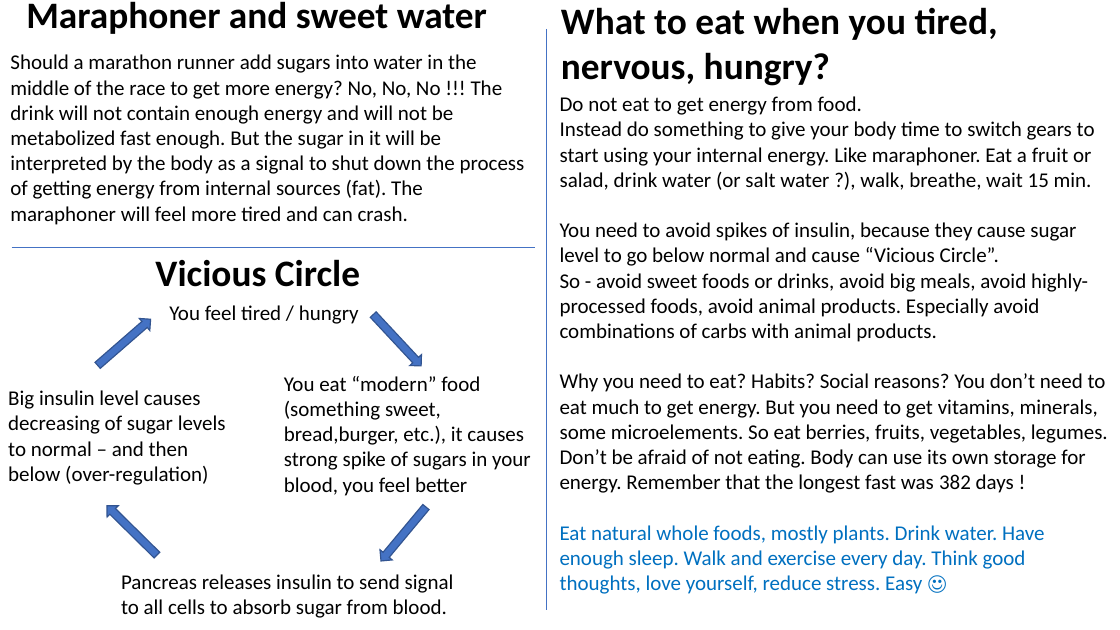
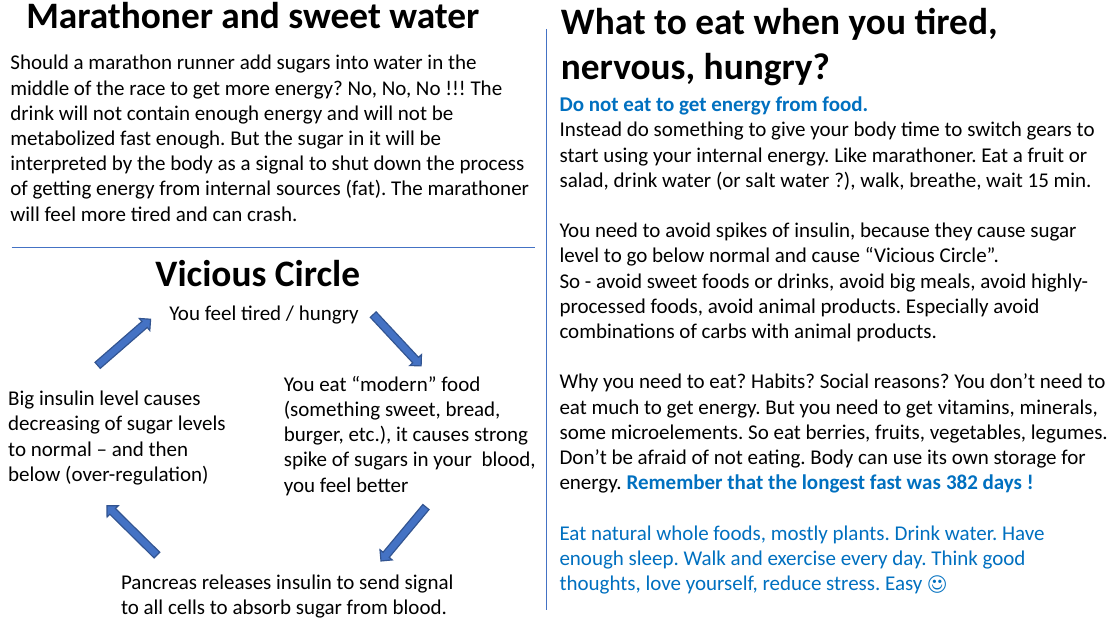
Before and after one commit to lselector/misc, a slide deck: slide 2 of _Lev_How_To_Lose_Weight.pptx. Drawn at 1120x630 pixels with LibreOffice and Linux fonts; fonts in the diff are those of the drawing. Boxes give left, top, right and bottom in pixels: in the first picture for what was removed or moved away, otherwise in the second. Text is boxed around its words. In the diff, an @@ line names an element or a change of style, - is before the commit and + after.

```diff
--- a/_Lev_How_To_Lose_Weight.pptx
+++ b/_Lev_How_To_Lose_Weight.pptx
@@ text at (x1=26, y1=1, x2=479, y2=29): text changed @@
-Maraphoner and sweet water
+Marathoner and sweet water
@@ text at (x1=10, y1=54, x2=529, y2=221): text changed @@
-Should a marathon runner add sugars into water in the middle of the race to get more energy? No, No, No !!! The drink will not contain enough energy and will not be metabolized fast enough. But the sugar in it will be interpreted by the body as a signal to shut down the process of getting energy from internal sources (fat). The maraphoner will feel more tired and can crash.
+Should a marathon runner add sugars into water in the middle of the race to get more energy? No, No, No !!! The drink will not contain enough energy and will not be metabolized fast enough. But the sugar in it will be interpreted by the body as a signal to shut down the process of getting energy from internal sources (fat). The marathoner will feel more tired and can crash.
@@ text at (x1=560, y1=96, x2=1108, y2=493): text colour #000000 to #0070C0, bold on in "Do not eat to get energy from ...", "Remember that the longest fast was 382 ..." @@
@@ text at (x1=560, y1=121, x2=1095, y2=190): text changed @@
-Instead do something to give your body time to switch gears to start using your internal energy. Like maraphoner. Eat a fruit or salad, drink water (or salt water ?), walk, breathe, wait 15 min.
+Instead do something to give your body time to switch gears to start using your internal energy. Like marathoner. Eat a fruit or salad, drink water (or salt water ?), walk, breathe, wait 15 min.
@@ text at (x1=284, y1=376, x2=536, y2=496): spaces changed @@
-You eat “modern” food (something sweet, bread,burger, etc.), it causes strong spike of sugars in your blood, you feel better
+You eat “modern” food (something sweet, bread, burger, etc.), it causes strong spike of sugars in your blood, you feel better
```
Also in this commit, not shown: 5 other slides changed, 1 other file.
